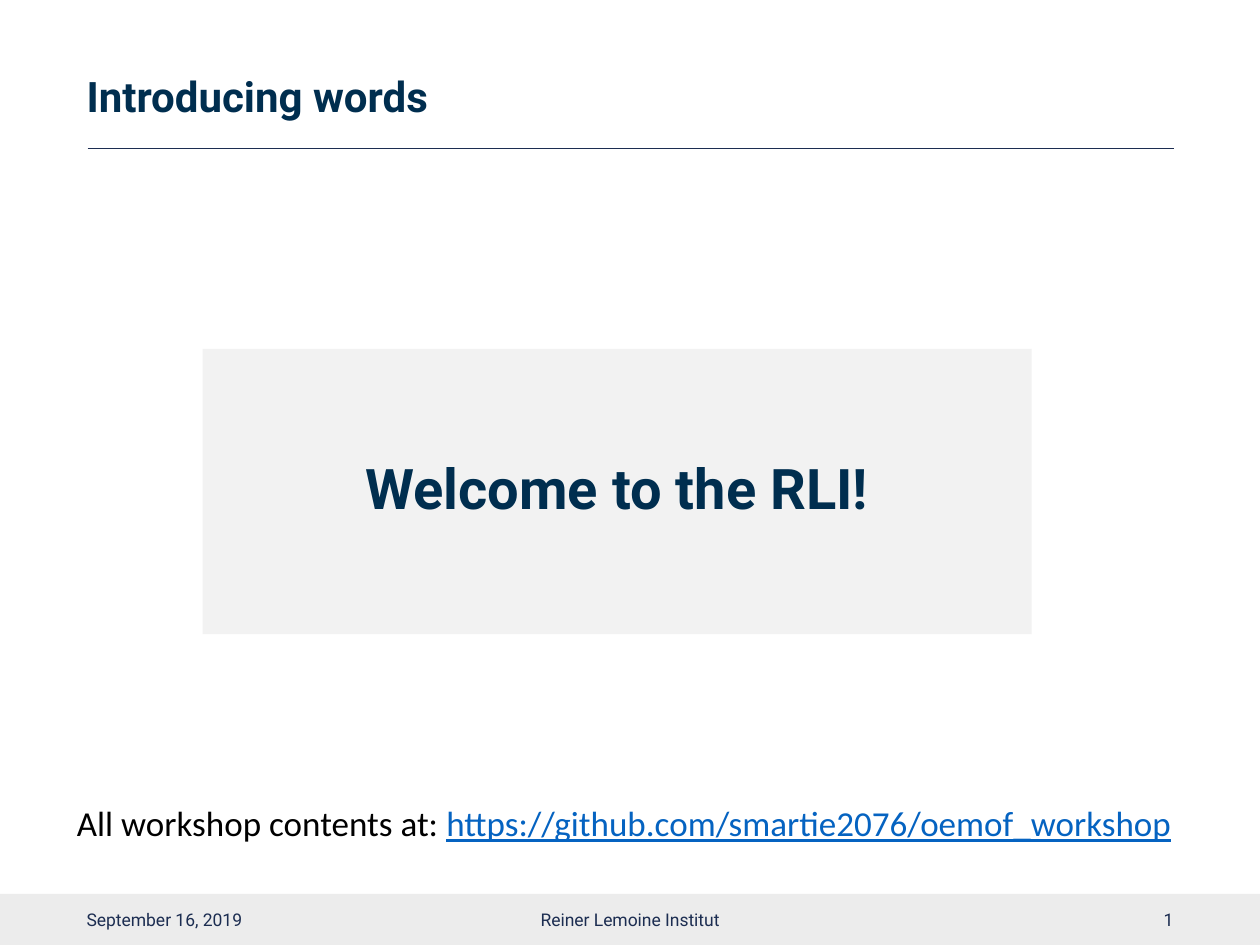
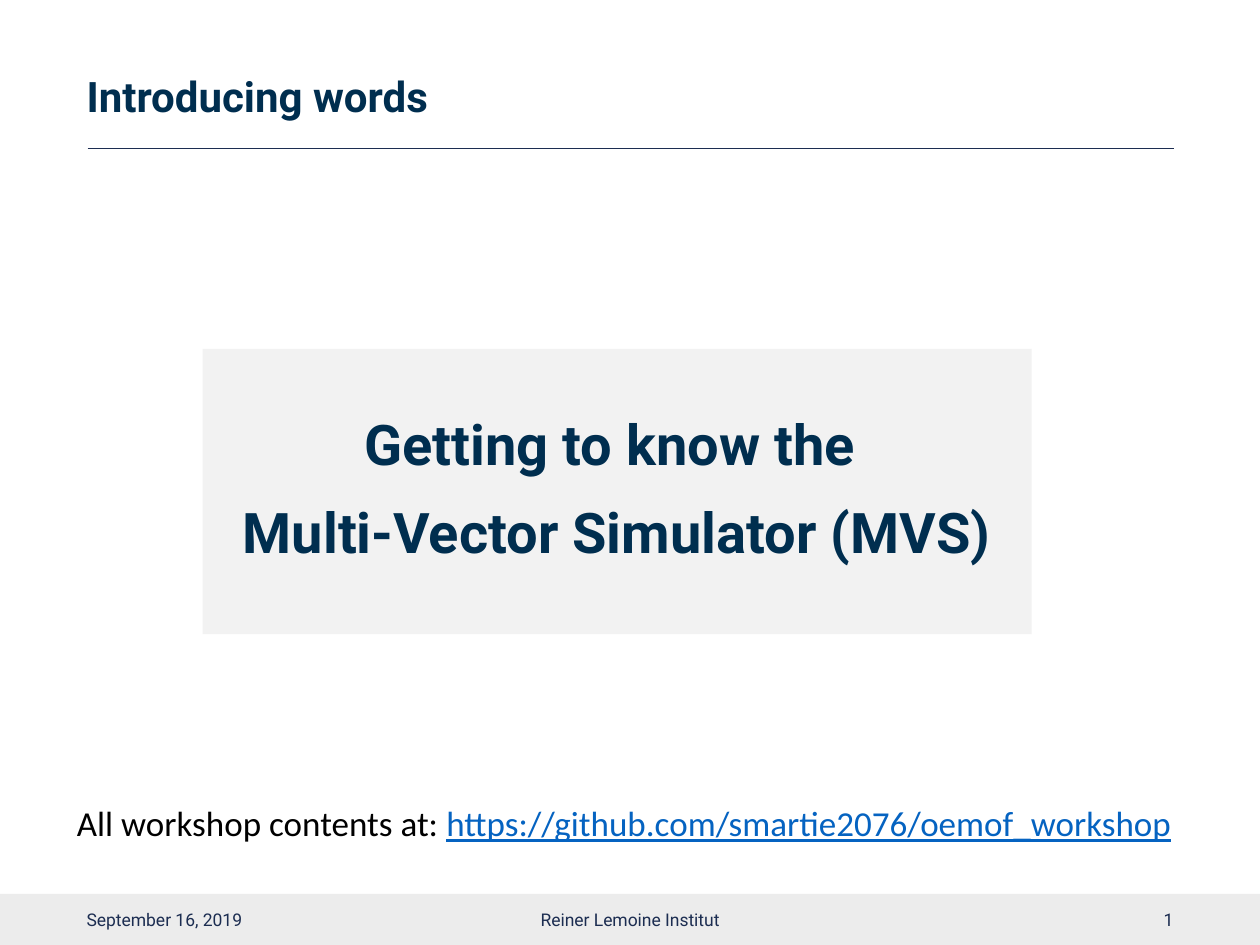
Before and after one commit to smartie2076/oemof_workshop, a slide deck: slide 2 of Oemof_Workshop_09_MVS.pptx. Drawn at 1260x945 pixels with LibreOffice and Linux fonts; fonts in the diff are those of the drawing; background and template pictures are left out. Boxes give left, top, right and bottom in pixels: in the first picture for what was removed or moved away, otherwise in the second. Text is boxed around its words. In the diff, an @@ line names an element or a change of style, - is before the commit and + after.

```diff
--- a/Oemof_Workshop_09_MVS.pptx
+++ b/Oemof_Workshop_09_MVS.pptx
@@ text at <box>243,423,991,565</box>: text changed @@
-Welcome to the RLI!
+Getting to know the
+Multi-Vector Simulator (MVS)
```
Also in this commit, not shown: 4 other slides changed, 26 slides added, 20 slides removed, 2 other files.
